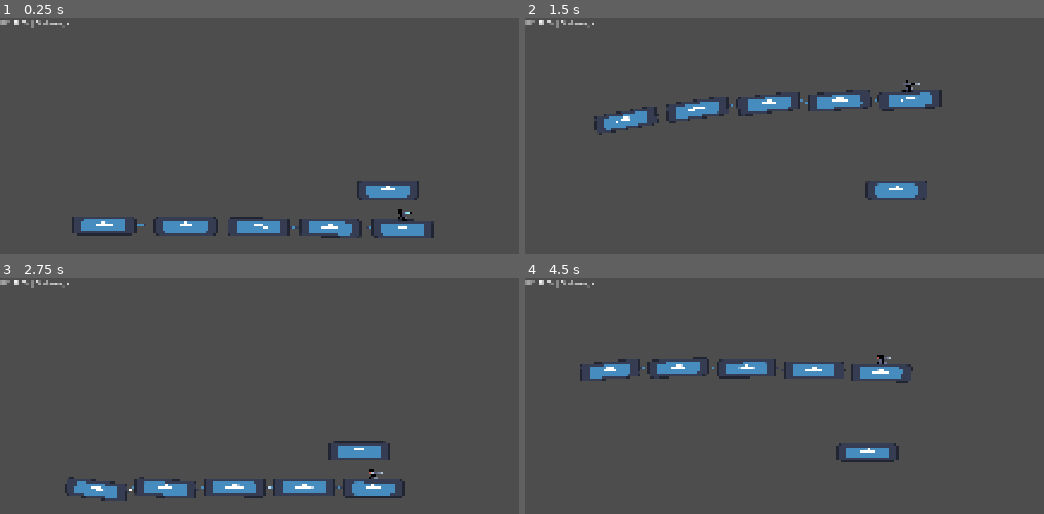
Above: before the commit, frames 1-4 (two rows, left to right).
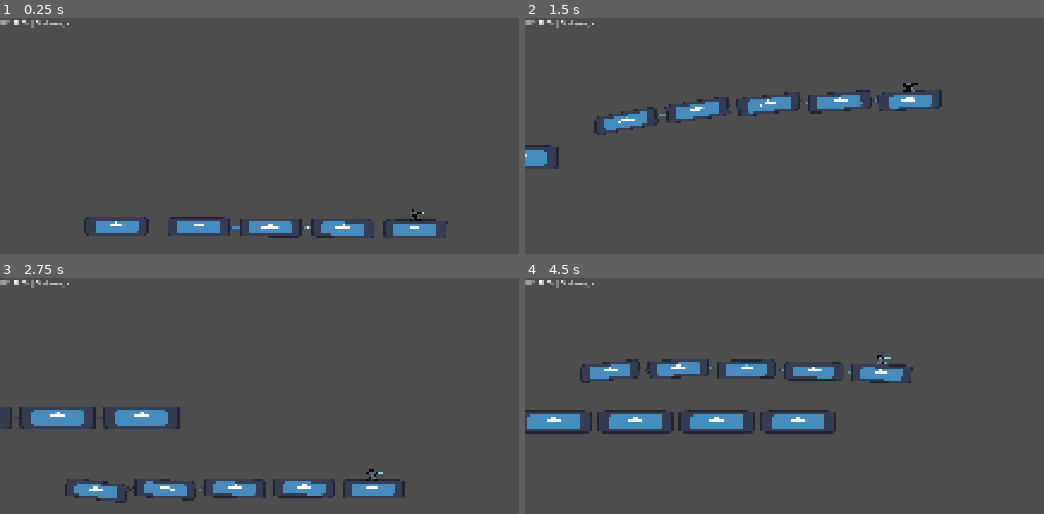
Above: after the commit, the same moments.

Repository: g3evorz/Gameseed-2026
Game: Godot game, scene res://Scenes/main.tscn
The game is run twice, just before and just after one commit, with the same random seed, the same clock (stepped at 60 frames per second) and the same inputs. The engine's default icon, where the game draws it, is replaced by a stand-in: a white triangle on a blue panel in a dark square.
Inputs (mouse positions are in pixels of both pictures, inside the frame that each line leads up to):
- Up to frame 1 (0.25 s): no input
- Up to frame 2 (1.5 s): move the mouse to (outside the picture) at 0.52 s; hold Up (ui_up) 0.53-1.25 s; hold E (shoot) 0.53-1.25 s; click (outside the picture) at 0.67 s; drag from (outside the picture) to (919, 91) at 1.27 s
- Up to frame 3 (2.75 s): move the mouse to (477, 403) at 2.02 s; hold Down (ui_down) from 2.03 s (still down); hold E (shoot) from 2.03 s (still down)
- Up to frame 4 (4.5 s): release Down (ui_down) at 2.75 s; release E (shoot) at 2.75 s; drag from (outside the picture) to (685, 436) at 2.77 s; move the mouse to (outside the picture) at 3.52 s; hold Up (ui_up) 3.53-4.25 s; hold E (shoot) 3.53-4.25 s; drag from (685, 436) to (893, 348) at 4.27 s

The runs differ from the first frame. In frame 1, 2.9% of the frame differs, in the area x 13-87%, y 69-94%; in frame 2, 2.0%; in frame 3, 3.3%; in frame 4, 5.7%, in the area x 0-75%, y 32-78%.

Commit message:
Implement enemy state machine and organize musuh scenes
Restructures enemy system with a comprehensive state machine (ENTRANCE, LURKING, OVERTAKE, DROPPING, COOLDOWN) to control enemy train behavior. Implements cinematic entrance, hover animations, and smooth tween-based movement. Reorganizes enemy-related scenes into Musuh subfolder and adds enemy wagon (gerbong_musuh) component with multiple wagon instances. Updates main scene references and enemy spawn positions.

Diff:
--- a/Scenes/Components/Kereta/gerbong.tscn
+++ b/Scenes/Components/Kereta/gerbong.tscn
@@ -10,8 +10,6 @@
 [node name="Gerbong" type="CharacterBody2D" unique_id=1560058412]
 collision_mask = 2
 script = ExtResource("1_ibxl1")
-
-[node name="Camera2D" type="Camera2D" parent="." unique_id=1658180898]
 
 [node name="Sprite2D" type="Sprite2D" parent="." unique_id=370657303]
 position = Vector2(-129, 38)
--- /dev/null
+++ b/Scenes/Components/Musuh/gerbong_musuh.tscn
@@ -0,0 +1,27 @@
+[gd_scene format=3 uid="uid://dbkh6apanukm8"]
+
+[ext_resource type="Texture2D" uid="uid://c7b1a0a2yu4by" path="res://icon.svg" id="1_15ej7"]
+[ext_resource type="PackedScene" uid="uid://8nceytgwwcui" path="res://Scenes/Components/Kereta/coupler.tscn" id="2_3qj86"]
+
+[node name="Gerbong_musuh" type="Node2D" unique_id=801158437]
+
+[node name="Sprite2D" type="Sprite2D" parent="." unique_id=76792728]
+position = Vector2(-129, 38)
+scale = Vector2(2.0234377, 0.59375)
+texture = ExtResource("1_15ej7")
+centered = false
+offset = Vector2(0, -126)
+
+[node name="TitikSambungBelakang" type="Marker2D" parent="Sprite2D" unique_id=485620877]
+position = Vector2(-0.78084564, -64.00001)
+scale = Vector2(0.49420846, 1.6842107)
+
+[node name="TitikSambungDepan" type="Marker2D" parent="Sprite2D" unique_id=1661644739]
+position = Vector2(128.2, -64)
+scale = Vector2(0.49420846, 1.6842107)
+
+[node name="Coupler" parent="." unique_id=164977633 instance=ExtResource("2_3qj86")]
+position = Vector2(130, 0)
+scale = Vector2(1.0087036, 1)
+
+[node name="Gerbong" type="Node2D" parent="." unique_id=155161926]
--- a/Scenes/enemy.tscn
+++ b/Scenes/enemy.tscn
@@ -1,12 +1,33 @@
 [gd_scene format=3 uid="uid://cn6jf1k6pe6l8"]
 
+[ext_resource type="Script" uid="uid://bn3fkdkf46ee7" path="res://Script/enemy.gd" id="1_1f0kj"]
 [ext_resource type="Texture2D" uid="uid://c7b1a0a2yu4by" path="res://icon.svg" id="1_hghv2"]
+[ext_resource type="PackedScene" uid="uid://dbkh6apanukm8" path="res://Scenes/Components/Musuh/gerbong_musuh.tscn" id="3_afpow"]
 
-[node name="Enemy" type="Node2D" unique_id=811008233]
+[node name="Enemy" type="Node2D" unique_id=233523717]
+script = ExtResource("1_1f0kj")
 
-[node name="Sprite2D" type="Sprite2D" parent="." unique_id=254567006]
+[node name="Kepala" type="Node2D" parent="." unique_id=811008233]
+
+[node name="VisualWrapper" type="Node2D" parent="Kepala" unique_id=1739382607]
+
+[node name="Sprite2D" type="Sprite2D" parent="Kepala/VisualWrapper" unique_id=254567006]
 position = Vector2(-129, 38)
 scale = Vector2(2.0234377, 0.59375)
 texture = ExtResource("1_hghv2")
 centered = false
 offset = Vector2(0, -126)
+
+[node name="Kumpulan Gerbong" type="Node2D" parent="." unique_id=3761946]
+
+[node name="Gerbong_musuh" parent="Kumpulan Gerbong" unique_id=801158437 instance=ExtResource("3_afpow")]
+position = Vector2(-278, 0)
+
+[node name="Gerbong_musuh2" parent="Kumpulan Gerbong" unique_id=1694006447 instance=ExtResource("3_afpow")]
+position = Vector2(-556, 0)
+
+[node name="Gerbong_musuh3" parent="Kumpulan Gerbong" unique_id=361256157 instance=ExtResource("3_afpow")]
+position = Vector2(-834, 0)
+
+[node name="Gerbong_musuh4" parent="Kumpulan Gerbong" unique_id=783311124 instance=ExtResource("3_afpow")]
+position = Vector2(-1112, 0)
--- a/Scenes/main.tscn
+++ b/Scenes/main.tscn
@@ -1,6 +1,6 @@
 [gd_scene format=3 uid="uid://dcol80whnldwb"]
 
-[ext_resource type="PackedScene" uid="uid://dukt3ykblby48" path="res://Scenes/Components/kereta.tscn" id="1_bo1nx"]
+[ext_resource type="PackedScene" uid="uid://dukt3ykblby48" path="res://Scenes/Components/Musuh/kereta.tscn" id="1_bo1nx"]
 [ext_resource type="Script" uid="uid://cekcnut1c71hi" path="res://Script/main.gd" id="1_jjvhh"]
 [ext_resource type="PackedScene" uid="uid://cuyokbbea850y" path="res://Scenes/Components/Worldborder.tscn" id="2_8gbba"]
 [ext_resource type="PackedScene" uid="uid://cn6jf1k6pe6l8" path="res://Scenes/enemy.tscn" id="2_21xkr"]
@@ -11,10 +11,11 @@
 script = ExtResource("1_jjvhh")
 
 [node name="Enemy" parent="." unique_id=811008233 instance=ExtResource("2_21xkr")]
-position = Vector2(-57, -179)
+position = Vector2(319.99997, -313.00003)
+scale = Vector2(1.25, 1.25)
 
 [node name="Kereta" parent="." unique_id=1640051749 groups=["Player"] instance=ExtResource("1_bo1nx")]
-position = Vector2(0, -50)
+position = Vector2(441, -39)
 scene_gerbong = ExtResource("3_kry3j")
 
 [node name="World" parent="." unique_id=1368948942 instance=ExtResource("2_8gbba")]
--- a/Script/enemy.gd
+++ b/Script/enemy.gd
@@ -1,11 +1,242 @@
-extends Node
+extends Node2D
+
+## State machine musuh:
+## - ENTRANCE: kemunculan pertama musuh di scene, cepat & dramatis (cinematic).
+## - LURKING: musuh diam/menunggu di tepi layar, belum terlihat menyerang.
+## - OVERTAKE: musuh mendahului pemain menuju titik drop.
+## - DROPPING: musuh menjatuhkan rintangan di titik drop.
+## - COOLDOWN: musuh kembali mundur ke area lurking, lalu mengulang siklus.
+enum State { ENTRANCE, LURKING, OVERTAKE, DROPPING, COOLDOWN }
+
+var current_state: State = State.ENTRANCE
+
+## Dipancarkan saat musuh menjatuhkan rintangan (state DROPPING), beserta posisi globalnya.
+## Spawner/level bisa "listen" sinyal ini untuk instance rintangan yang sebenarnya.
+signal obstacle_dropped(drop_position: Vector2)
+
+# --- Variabel dasar pergerakan ---
+
+## Posisi X "standar" musuh, jadi acuan saat musuh tidak sedang di-tween ke posisi lain.
+var base_x_position: float
+
+## Posisi Y "standar" musuh, jadi titik tengah dari gelombang hover (sine wave).
+var base_y_position: float
+
+## Seberapa cepat musuh melayang naik-turun (semakin besar, semakin cepat getarannya).
+@export var hover_speed: float = 2.0
+
+## Seberapa jauh musuh melayang naik-turun dari posisi standarnya (dalam pixel).
+@export var hover_amplitude: float = 8.0
+
+# --- Variabel state machine ---
+
+## Jarak ekstra di belakang posisi lurking, tempat musuh "muncul" pertama kali
+## (lebih jauh dari titik lurking biasa). Arahnya otomatis ikut arah overtake
+## (lawan arah maju), jadi tidak perlu dibalik manual seperti overtake_offset.
+@export var entrance_offset: float = 2500.0
+
+## Lama waktu (detik) untuk tween ENTRANCE. Sengaja jauh lebih singkat &
+## dramatis dibanding overtake_duration — beda rasa dengan "menyalip yang fair"
+## di OVERTAKE, di sini efeknya "musuh ini ngebut & berbahaya".
+@export var entrance_duration: float = 15.0
+
+# Posisi X tempat musuh pertama kali muncul (lebih jauh di belakang _lurk_x).
+var _entrance_start_x: float
+
+## Lama waktu (detik) untuk tween OVERTAKE (lurk -> drop). Karena musuh dan
+## pemain dianggap sama-sama di top speed, selisih kecepatannya cuma kecil —
+## makanya durasi ini perlu cukup panjang biar "menyalip"-nya kerasa pelan
+## dan masuk akal, bukan dash instan.
+@export var overtake_duration: float = 7.5
+
+## Jarak musuh maju dari posisi lurking saat OVERTAKE, untuk mencapai titik drop.
+## Tanda (+/-) tergantung arah "maju" di game ini (lihat catatan di _ready()).
+@export var overtake_offset: float = 700.0
+
+## Lama waktu (detik) untuk tween COOLDOWN (drop -> lurk).
+@export var cooldown_duration: float = 5.0
+
+## Jeda diam (detik) di titik drop sebelum mundur. Tanpa ini, kecepatan musuh
+## membalik arah secara instan (maju -> mundur dalam 0 detik), yang justru ini
+## yang bikin transisinya terasa "snap"/teleport walaupun tween-nya sendiri smooth.
+@export var drop_hold_time: float = 3.5
+
+## Rentang waktu (detik) musuh diam di LURKING sebelum mulai OVERTAKE lagi.
+@export var lurk_time_min: float = 10.0
+@export var lurk_time_max: float = 15.0
+
+# Posisi X saat lurking & saat drop, dihitung dari base_x_position di _ready().
+var _lurk_x: float
+var _drop_x: float
+
+# Timer untuk menentukan durasi LURKING sebelum state berpindah ke OVERTAKE.
+var _lurk_timer: Timer
+
+# Akumulator waktu khusus untuk hitungan sine wave, terpisah dari delta per-frame
+# supaya tidak kebawa pengaruh time_scale/pause kalau nanti dipakai untuk hal lain.
+var _time_passed: float = 0.0
+
+# Referensi ke Tween yang sedang berjalan untuk pergerakan X, biar bisa di-kill
+# kalau ada perintah move_to_x baru sebelum yang lama selesai.
+var _move_tween: Tween
 
 
 # Called when the node enters the scene tree for the first time.
 func _ready() -> void:
-	pass # Replace with function body.
+	# Catat posisi awal sebagai posisi standar (base) untuk X dan Y.
+	base_x_position = position.x
+	base_y_position = position.y
+
+	# Posisi lurking = posisi spawn awal. Posisi drop = lurking + offset.
+	# CATATAN: kalau arah "maju" di game ini negatif (misal kamera/level scroll
+	# ke kiri sementara musuh harus mendahului ke kiri juga), balik tanda
+	# overtake_offset jadi negatif lewat Inspector.
+	_lurk_x = base_x_position
+	_drop_x = base_x_position + overtake_offset
+
+	# Posisi munculnya musuh (ENTRANCE): lebih jauh di belakang _lurk_x, arah
+	# "belakang" otomatis kebalikan dari arah overtake (jadi entrance_offset
+	# tidak perlu dibalik manual walaupun overtake_offset-nya negatif).
+	var overtake_direction: float = sign(overtake_offset) if overtake_offset != 0.0 else 1.0
+	_entrance_start_x = _lurk_x - overtake_direction * entrance_offset
+
+	# Timer dibuat lewat kode (bukan child node di scene) supaya script ini
+	# tetap mandiri/self-contained, tidak gantung pada struktur scene tertentu.
+	_lurk_timer = Timer.new()
+	_lurk_timer.one_shot = true
+	add_child(_lurk_timer)
+	_lurk_timer.timeout.connect(_on_lurk_timer_timeout)
+
+	_enter_state(State.ENTRANCE)
 
 
 # Called every frame. 'delta' is the elapsed time since the previous frame.
 func _process(delta: float) -> void:
-	pass
+	_time_passed += delta
+
+	# Gelombang sinus sederhana: posisi Y berosilasi di sekitar base_y_position.
+	# sin() menghasilkan nilai antara -1 dan 1, dikali amplitude jadi rentang naik-turunnya.
+	# Hover ini tetap jalan di semua state, jadi musuh selalu terasa "hidup".
+	position.y = base_y_position + sin(_time_passed * hover_speed) * hover_amplitude
+
+	# Logika per-frame untuk tiap state. Transisi antar-state (pindah dari satu
+	# state ke state lain) ditangani di _enter_state(), dipanggil sekali saat
+	# masuk state baru via sinyal (timer timeout / tween finished) — bukan di sini —
+	# supaya tidak terpanggil berulang-ulang tiap frame selama tween/timer berjalan.
+	match current_state:
+		State.ENTRANCE:
+			pass # Pergerakan ditangani oleh Tween dari move_to_x(); tidak perlu logika tiap frame.
+		State.LURKING:
+			pass # Diam menunggu; _lurk_timer yang akan memicu pindah ke OVERTAKE.
+		State.OVERTAKE:
+			pass # Pergerakan ditangani oleh Tween dari move_to_x(); tidak perlu logika tiap frame.
+		State.DROPPING:
+			pass # State ini transisional, ditangani sepenuhnya di _enter_state().
+		State.COOLDOWN:
+			pass # Pergerakan ditangani oleh Tween dari move_to_x(); tidak perlu logika tiap frame.
+
+
+## Dipanggil sekali setiap kali musuh masuk ke state baru. Tempat semua logika
+## "satu kali jalan" per state: set posisi, mulai timer, mulai tween, dsb.
+func _enter_state(new_state: State) -> void:
+	current_state = new_state
+
+	match current_state:
+		State.ENTRANCE:
+			# Kemunculan pertama: posisikan musuh jauh di belakang dulu...
+			position.x = _entrance_start_x
+			base_x_position = _entrance_start_x
+
+			# ...lalu TRANS_BACK + EASE_OUT bikin musuh "menyalip masuk" cepat
+			# dengan sedikit overshoot (lewat dulu dari _lurk_x, baru balik
+			# settle) — beda total dengan OVERTAKE yang sengaja konstan/fair.
+			# Kontras ini yang langsung kasih kesan "musuh ini cepat & berbahaya"
+			# ke pemain di detik-detik pertama (cinematic intro).
+			move_to_x(
+				_lurk_x, entrance_duration,
+				func() -> void: _enter_state(State.LURKING),
+				Tween.TRANS_BACK, Tween.EASE_OUT
+			)
+
+		State.LURKING:
+			# Diam/menetap di tepi layar (posisi lurking).
+			position.x = _lurk_x
+			base_x_position = _lurk_x
+
+			# Mulai timer acak sebelum musuh mulai menyerang lagi.
+			_lurk_timer.wait_time = randf_range(lurk_time_min, lurk_time_max)
+			_lurk_timer.start()
+
+		State.OVERTAKE:
+			# Mendahului pemain: TRANS_LINEAR = kecepatan relatif konstan
+			# sepanjang gerakan. Ini lebih masuk akal secara fisik daripada
+			# EASE_OUT (dash cepat lalu ngerem) — karena musuh & pemain
+			# dianggap sama-sama di top speed, selisih kecepatan mereka
+			# cuma kecil & stabil, bukan ledakan akselerasi di awal.
+			move_to_x(
+				_drop_x, overtake_duration,
+				func() -> void: _enter_state(State.DROPPING),
+				Tween.TRANS_LINEAR, Tween.EASE_IN_OUT
+			)
+
+		State.DROPPING:
+			_drop_obstacle()
+
+			# Jeda sejenak di titik drop sebelum mundur. Tanpa jeda ini,
+			# kecepatan musuh membalik arah dalam 0 detik (maju -> mundur
+			# instan), itulah yang tadinya kerasa "snappy"/teleport.
+			await get_tree().create_timer(drop_hold_time).timeout
+			_enter_state(State.COOLDOWN)
+
+		State.COOLDOWN:
+			# Mundur kembali ke area lurking: EASE_IN_OUT = berangkat pelan
+			# (seolah "ngumpulin tenaga" buat mundur), lalu melambat lagi
+			# pas mendekati posisi lurking, jadi tidak berhenti mendadak.
+			move_to_x(
+				_lurk_x, cooldown_duration,
+				func() -> void: _enter_state(State.LURKING),
+				Tween.TRANS_QUAD, Tween.EASE_IN_OUT
+			)
+
+
+func _on_lurk_timer_timeout() -> void:
+	_enter_state(State.OVERTAKE)
+
+
+## Logika menjatuhkan rintangan. Saat ini hanya memancarkan sinyal dengan posisi
+## global musuh; instansiasi rintangan sebenarnya diserahkan ke spawner/level
+## yang listen sinyal ini, supaya enemy.gd tidak perlu tahu scene rintangan apa.
+func _drop_obstacle() -> void:
+	obstacle_dropped.emit(global_position)
+
+
+## Menggeser position.x secara mulus ke target_x dalam waktu `duration` detik
+## menggunakan Tween. Dipakai untuk ilusi musuh "mendahului" (target_x lebih besar)
+## atau "tertinggal" (target_x lebih kecil) dari posisi pemain/kereta.
+## `on_finished` opsional: dipanggil sekali saat tween selesai (dipakai state
+## machine untuk pindah ke state berikutnya begitu pergerakan selesai).
+## `trans`/`ease` opsional: kurva easing, beda gerakan (dash vs mundur pelan)
+## bisa dikasih "rasa" yang beda lewat parameter ini.
+func move_to_x(
+	target_x: float,
+	duration: float,
+	on_finished: Callable = Callable(),
+	trans: Tween.TransitionType = Tween.TRANS_SINE,
+	ease: Tween.EaseType = Tween.EASE_IN_OUT
+) -> void:
+	# Kalau ada tween X yang masih berjalan, hentikan dulu supaya tidak tabrakan
+	# dengan perintah pergerakan baru.
+	if _move_tween and _move_tween.is_running():
+		_move_tween.kill()
+
+	_move_tween = create_tween()
+	_move_tween.tween_property(self, "position:x", target_x, duration)\
+		.set_trans(trans)\
+		.set_ease(ease)
+
+	if on_finished.is_valid():
+		_move_tween.finished.connect(on_finished, CONNECT_ONE_SHOT)
+
+	# Update base_x_position juga, supaya kalau ada logika lain yang merujuk
+	# ke "posisi standar" musuh, nilainya tetap sinkron dengan posisi terbaru.
+	base_x_position = target_x
Not shown: 1 places in Scenes/Components/Kereta/gerbong.tscn that only renumber resources
Renamed: Scenes/Components/kereta.tscn -> Scenes/Components/Musuh/kereta.tscn
